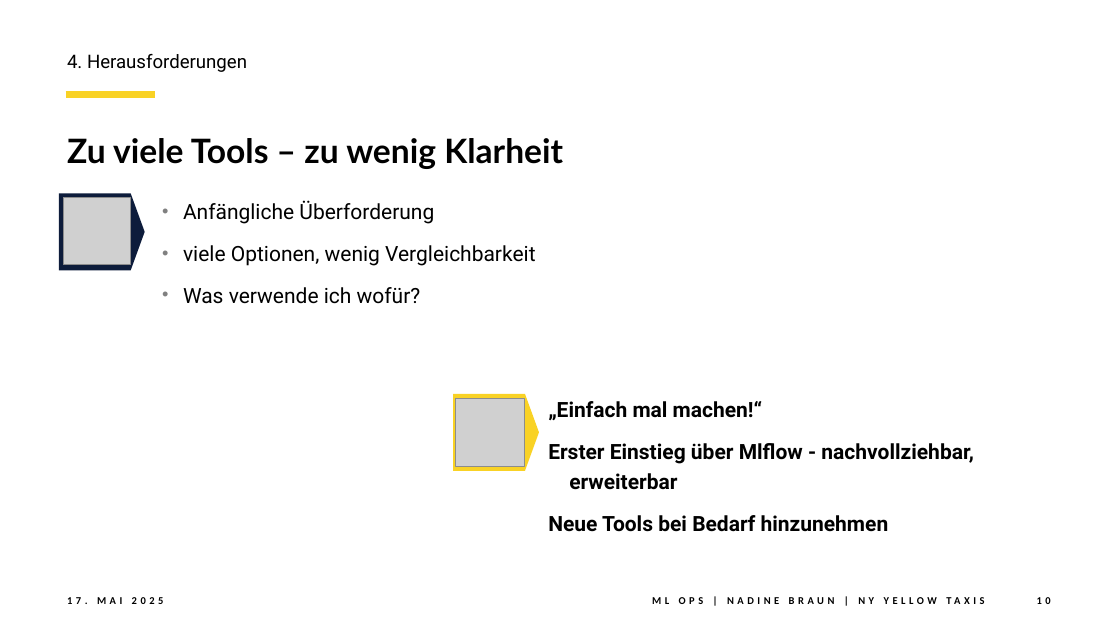
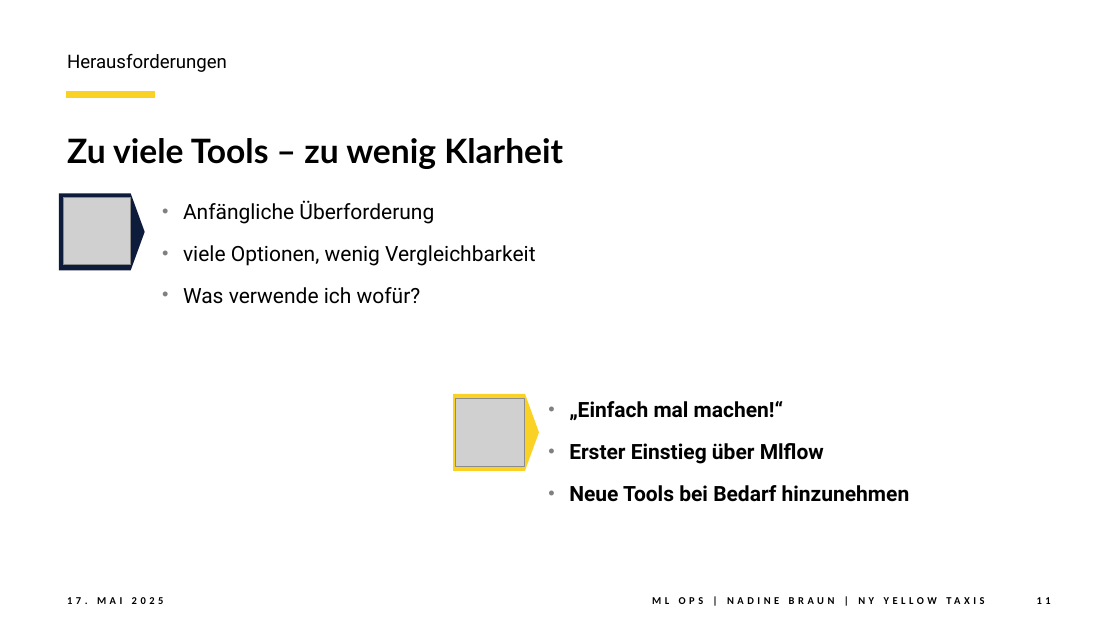
Before and after one commit to NadineBraun/MLOpsnb155, a slide deck: slide 11 of ML_Ops_NYYellowTaxi_nb155.pptx (slide 10 before the commit). Drawn at 1120x630 pixels with LibreOffice and Linux fonts; fonts in the diff are those of the drawing; grey boxes stand for pictures. Boxes give left, top, right and bottom in pixels: in the first picture for what was removed or moved away, otherwise in the second. Text is boxed around its words. In the diff, an @@ line names an element or a change of style, - is before the commit and + after.

```diff
--- a/ML_Ops_NYYellowTaxi_nb155.pptx
+++ b/ML_Ops_NYYellowTaxi_nb155.pptx
@@ text at <box>67,54,227,72</box>: text changed @@
-4. Herausforderungen
+Herausforderungen
@@ text at <box>569,401,910,502</box>: bullet none to • @@
@@ text at <box>569,443,824,464</box>: text changed @@
-Erster Einstieg über Mlflow - nachvollziehbar,
-erweiterbar
+• Erster Einstieg über Mlflow
@@ page number at <box>1037,597,1051,604</box>: text changed @@
-10
+11
```
Also in this commit, not shown: 14 other slides changed, 1 other file.
